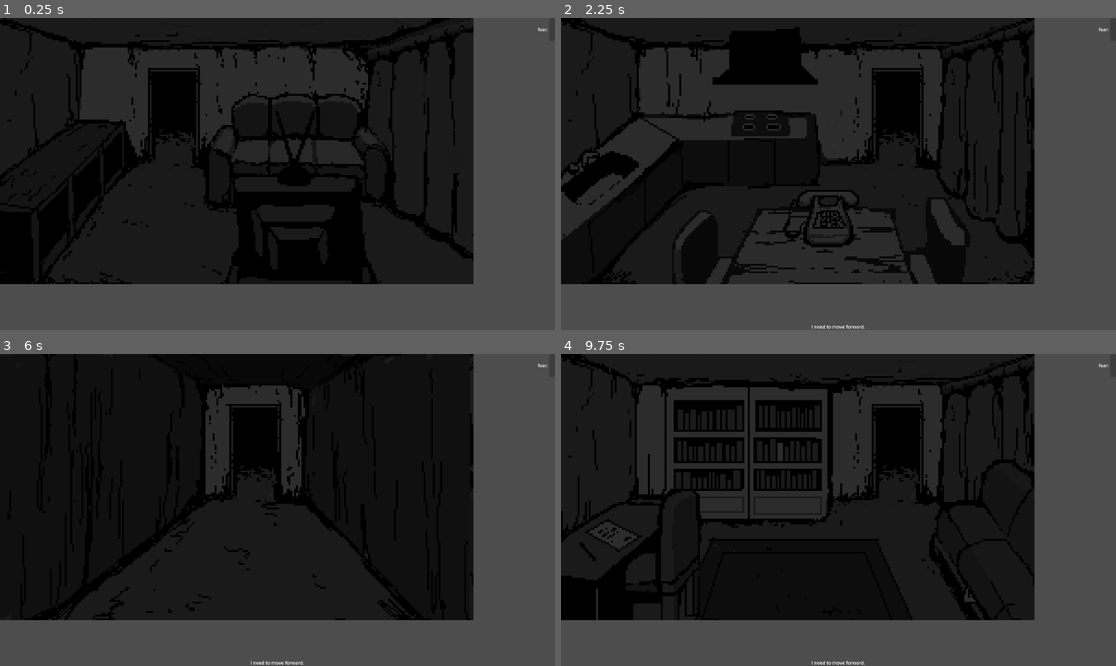
Above: before the commit, frames 1-4 (two rows, left to right).
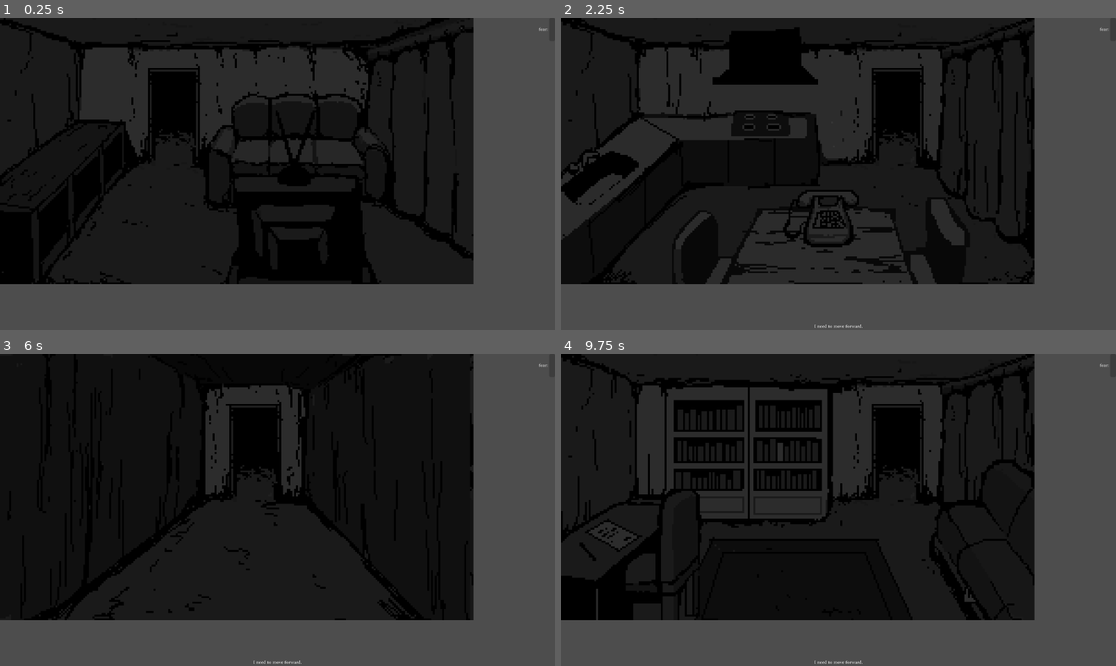
Above: after the commit, the same moments.

Repository: HypotheticalWhale/gamejai-0
Game: Godot game, scene res://Main.tscn
The game is run twice, just before and just after one commit, with the same random seed, the same clock (stepped at 60 frames per second) and the same inputs.
Inputs (mouse positions are in pixels of both pictures, inside the frame that each line leads up to):
- Up to frame 1 (0.25 s): no input
- Up to frame 2 (2.25 s): tap Enter at 0.5, 2 s; move the mouse to (960, 158) at 0.52 s; hold Up (ui_up) 0.53-1.28 s; click (960, 158) at 0.67 s; tap Space at 1.25 s; move the mouse to (727, 189) at 1.27 s; move the mouse to (894, 105) at 2.02 s; hold Up (ui_up) from 2.03 s (still down)
- Up to frame 3 (6 s): tap Space at 2.75, 4.25 s; move the mouse to (249, 572) at 2.77 s; click (249, 572) at 2.92 s; tap Enter at 3.5 s; move the mouse to (444, 556) at 3.52 s; release Up (ui_up) at 3.53 s; move the mouse to (111, 463) at 4.27 s; move the mouse to (305, 510) at 5.02 s; click (305, 510) at 5.17 s; move the mouse to (194, 432) at 5.77 s; hold Up (ui_up) from 5.78 s (still down)
- Up to frame 4 (9.75 s): move the mouse to (960, 494) at 6.52 s; move the mouse to (727, 525) at 7.27 s; click (727, 525) at 7.42 s; move the mouse to (894, 441) at 8.02 s; release Up (ui_up) at 8.03 s; move the mouse to (810, 572) at 8.77 s; move the mouse to (1005, 556) at 9.52 s; hold Up (ui_up) from 9.53 s (still down); click (1005, 556) at 9.67 s

The runs differ from the first frame. In frame 1, less than 0.1% of the frame differs, in the area x 96-99%, y 2-5%; in frame 2, less than 0.1%, in the area x 45-99%, y 2-100%; in frame 3, less than 0.1%; in frame 4, less than 0.1%.

Commit message:
hard to solve picture now

Diff:
--- a/Globals.gd
+++ b/Globals.gd
@@ -18,15 +18,15 @@
 var can_move = true
 # start unscramble picture variables
 var picture_coord2id = {
-	Vector2(0,0): 0,
-	Vector2(1,0): 1,
+	Vector2(0,0): 3,
+	Vector2(1,0): 0,
 	Vector2(2,0): 2,
-	Vector2(0,1): 3,
+	Vector2(0,1): 1,
 	Vector2(1,1): 4,
-	Vector2(2,1): 5,
-	Vector2(0,2): 6,
-	Vector2(1,2): 8,
-	Vector2(2,2): 7,
+	Vector2(2,1): 6,
+	Vector2(0,2): 7,
+	Vector2(1,2): 5,
+	Vector2(2,2): 8,
 }
 
 var picture_id2coord = {}
--- /dev/null
+++ b/Scenes/BlackScene.tscn
@@ -0,0 +1,29 @@
+[gd_scene load_steps=3 format=3 uid="uid://bpcr4agm2xcj5"]
+
+[ext_resource type="Script" uid="uid://cfubegi5tswrm" path="res://Scenes/black_scene.gd" id="1_23wjk"]
+[ext_resource type="Texture2D" uid="uid://rbqdq1j128gk" path="res://Assets/NewBlackScreen.png" id="2_23wjk"]
+
+[node name="BlackScene" type="Node2D"]
+script = ExtResource("1_23wjk")
+
+[node name="TextureRect" type="TextureRect" parent="."]
+offset_right = 40.0
+offset_bottom = 40.0
+scale = Vector2(20, 20)
+texture = ExtResource("2_23wjk")
+
+[node name="Dialog" type="Label" parent="."]
+unique_name_in_owner = true
+process_mode = 3
+anchors_preset = 7
+anchor_left = 0.5
+anchor_top = 1.0
+anchor_right = 0.5
+anchor_bottom = 1.0
+offset_left = 716.0
+offset_top = 1012.0
+offset_right = 1332.0
+offset_bottom = 1278.0
+grow_horizontal = 2
+grow_vertical = 0
+text = "fsdfasdasdf"
--- /dev/null
+++ b/Scenes/black_scene.gd
@@ -0,0 +1,9 @@
+extends Node2D
+
+@onready var dialog = get_tree().current_scene.get_node("Dialog")
+
+func _ready() -> void:
+	dialog.visible = true
+	dialog.text = Globals.dialog_data["FINAL DIALOGUE (UPON TURNING BACK)"]
+	await get_tree().create_timer(9).timeout
+	dialog.visible = false
--- a/project.godot
+++ b/project.godot
@@ -25,6 +25,10 @@
 window/size/viewport_height=1080
 window/dpi/allow_hidpi=false
 
+[gui]
+
+theme/custom_font="uid://dh5ncbjplpioh"
+
 [rendering]
 
 renderer/rendering_method="gl_compatibility"
Not shown: 1 places in Scenes/Corridor.tscn that only renumber resources
Not shown, added: Scenes/black_scene.gd.uid
Not shown, added: export_presets.cfg
